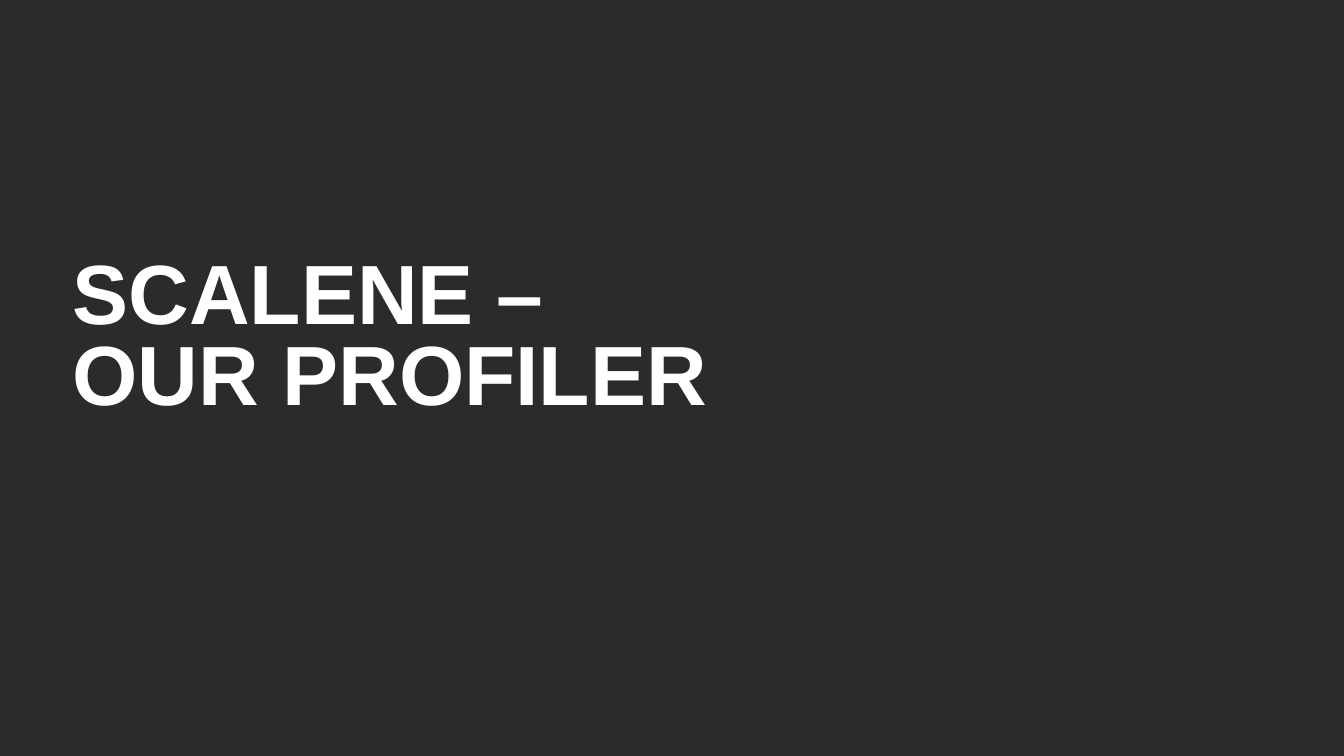
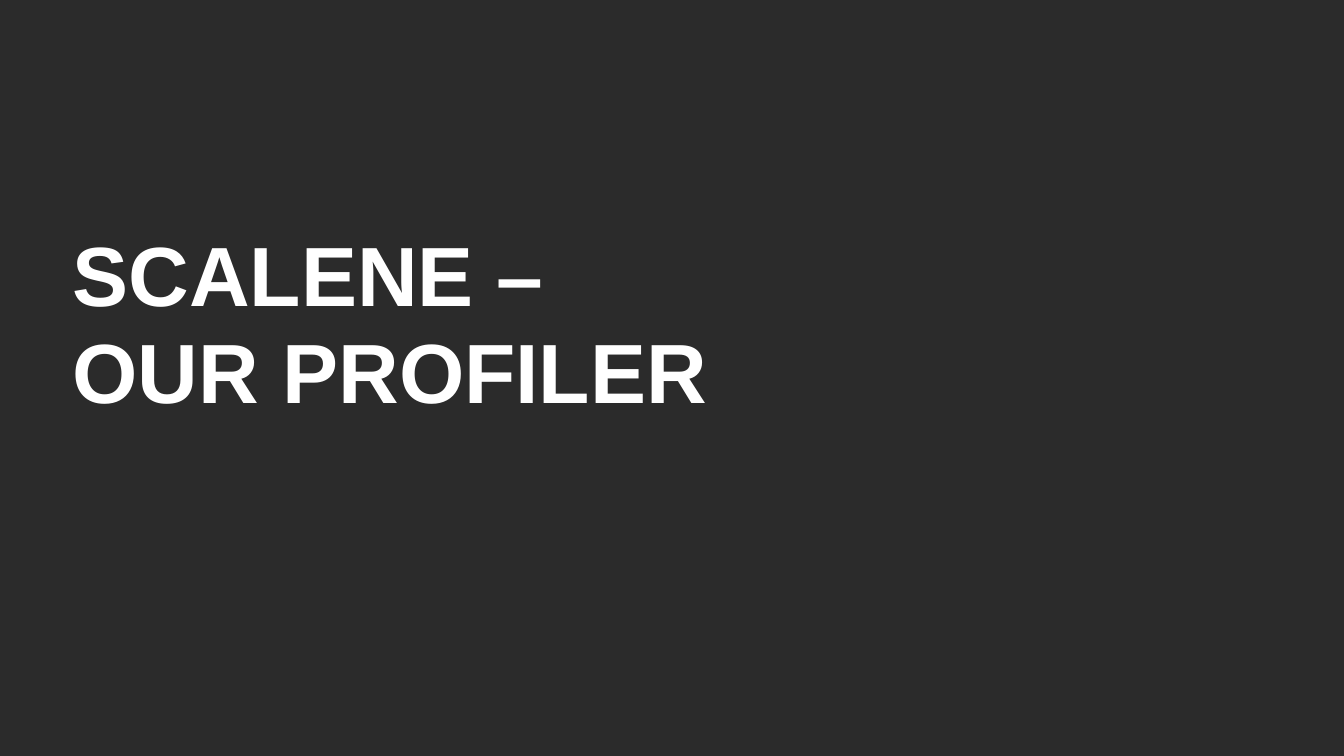
Before and after one commit to robmurr/AI-Energy-Optimization, a slide deck: slide 5 of Documentation/ELRAIENERGYOPTIMIZATIONPRESENTATION.pptx (slide 4 before the commit). Drawn at 1344x756 pixels with LibreOffice and Linux fonts; fonts in the diff are those of the drawing; background and template pictures are left out; a plain dark background stands for a picture behind light text. Boxes give left, top, right and bottom in pixels: in the first picture for what was removed or moved away, otherwise in the second. Text is boxed around its words. In the diff, an @@ line names an element or a change of style, - is before the commit and + after.

```diff
--- a/Documentation/ELRAIENERGYOPTIMIZATIONPRESENTATION.pptx
+++ b/Documentation/ELRAIENERGYOPTIMIZATIONPRESENTATION.pptx
@@ title "SCALENE – OUR PROFILER" at (73, 247, 706, 404): line spacing 58pt to 0.97 @@
```
Also in this commit, not shown: 2 other slides changed, 21 slides added, 20 slides removed.
